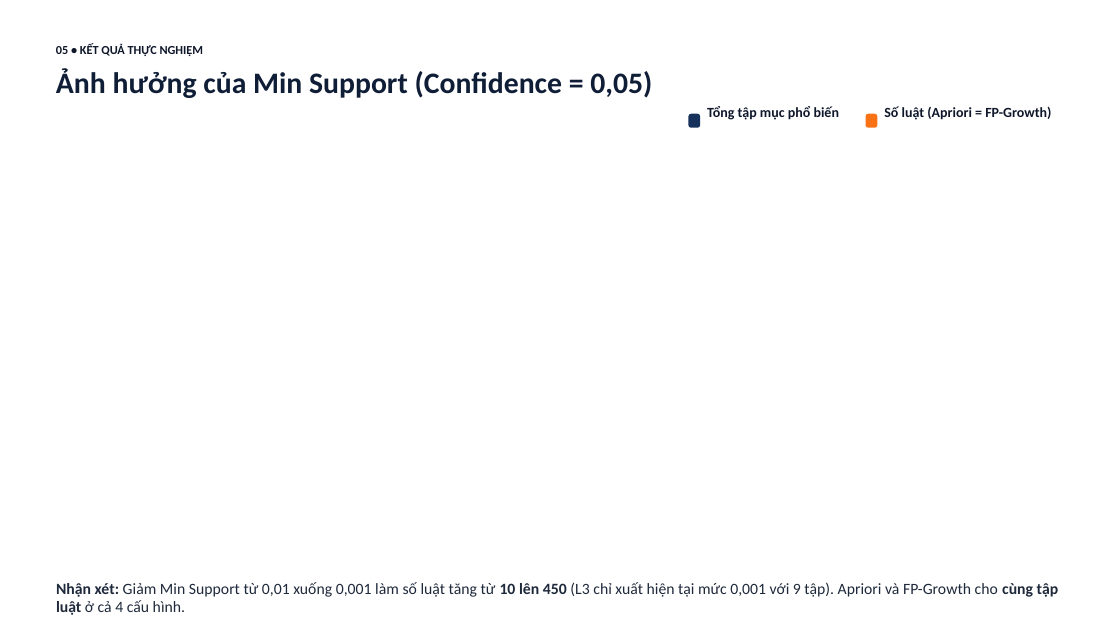
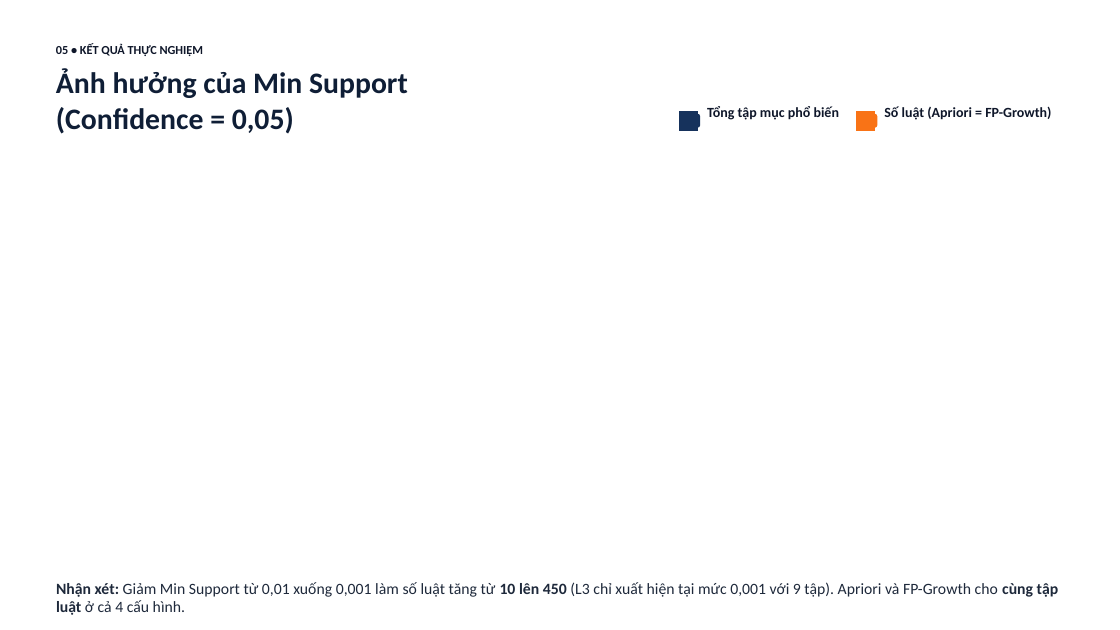
Before and after one commit to Ngocnguyen055/Data_Mining_Tool, a slide deck: slide 10 of slide/DataMining.pptx. Drawn at 1120x630 pixels with LibreOffice and Linux fonts; fonts in the diff are those of the drawing; background and template pictures are left out. Boxes give left, top, right and bottom in pixels: in the first picture for what was removed or moved away, otherwise in the second. Text is boxed around its words. In the diff, an @@ line names an element or a change of style, - is before the commit and + after.

```diff
--- a/slide/DataMining.pptx
+++ b/slide/DataMining.pptx
@@ text "Ảnh hưởng của Min Support ..." rewrapped from bbox=[56, 68, 652, 98] to bbox=[56, 68, 408, 134] @@
@@ freeform shape added at bbox=[679, 110, 698, 130], fill #16325C @@
@@ freeform shape added at bbox=[856, 110, 875, 130], fill #F97316 @@
```
Also in this commit, not shown: 4 other slides changed.
